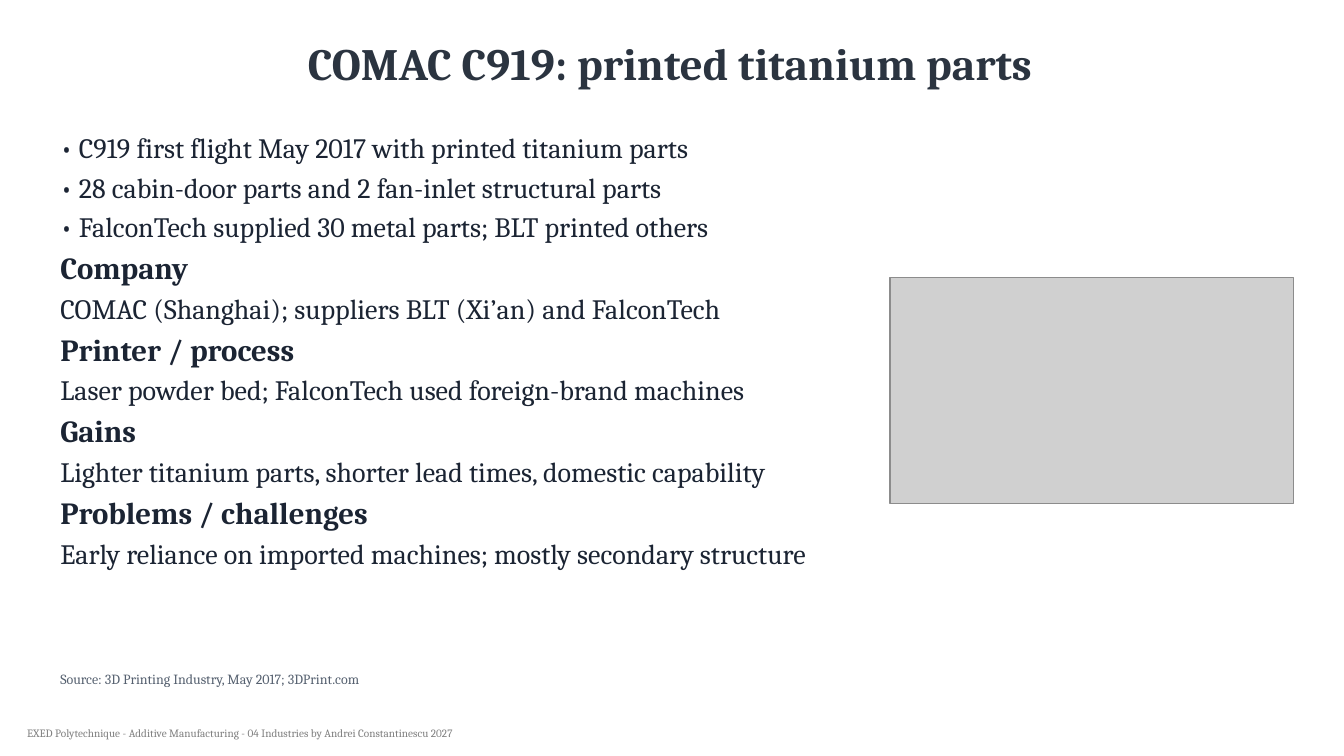
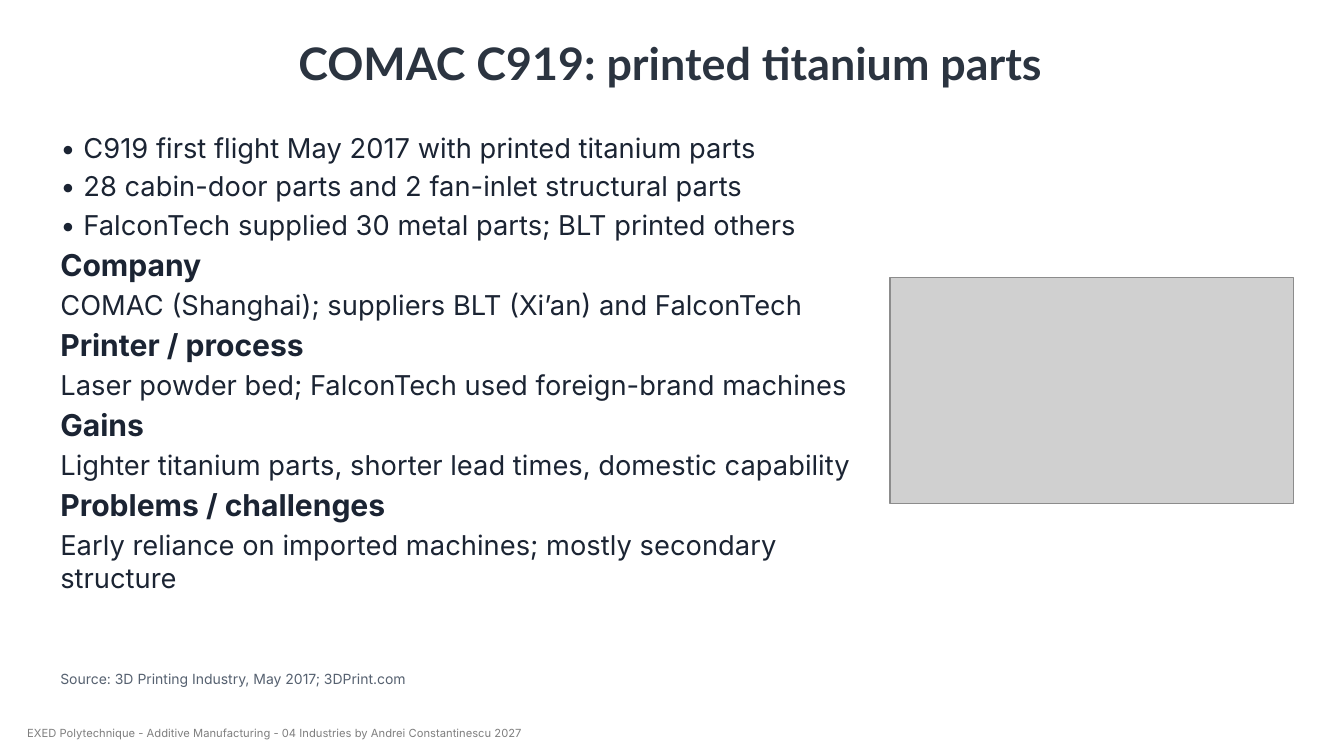
Before and after one commit to aconstant-lms/X-FabAdd, a slide deck: slide 16 of 04_industries/aviation/slides/04_am_aviation.pptx. Drawn at 1344x756 pixels with LibreOffice and Linux fonts; fonts in the diff are those of the drawing; grey boxes stand for pictures. Boxes give left, top, right and bottom in pixels: in the first picture for what was removed or moved away, otherwise in the second. Text is boxed around its words. In the diff, an @@ line names an element or a change of style, - is before the commit and + after.

```diff
--- a/04_industries/aviation/slides/04_am_aviation.pptx
+++ b/04_industries/aviation/slides/04_am_aviation.pptx
@@ title "COMAC C919: printed titanium parts" at bbox=[298, 46, 1041, 88]: font Cambria to Lato @@
@@ text "• C919 first flight May ..." at bbox=[60, 137, 850, 589]: size 20 to 19.5 pt in "• C919 first flight May 2017 with ...", "• 28 cabin-door parts and 2 fan-inlet ...", "• FalconTech supplied 30 metal parts; BLT ...", "COMAC (Shanghai); suppliers BLT (Xi’an) and FalconTech" and 3 more places; font Cambria to Inter; size 22 to 21.5 pt in "Company", "Printer / process", "Gains", "Problems / challenges" @@
@@ text "Source: 3D Printing Industry, May ..." at bbox=[60, 673, 406, 687]: font Cambria to Inter @@
@@ text "EXED Polytechnique - Additive Manufacturing ..." at bbox=[27, 728, 521, 740]: font Cambria to Inter @@
```
Also in this commit, not shown: 52 other slides changed, 12 other files.
